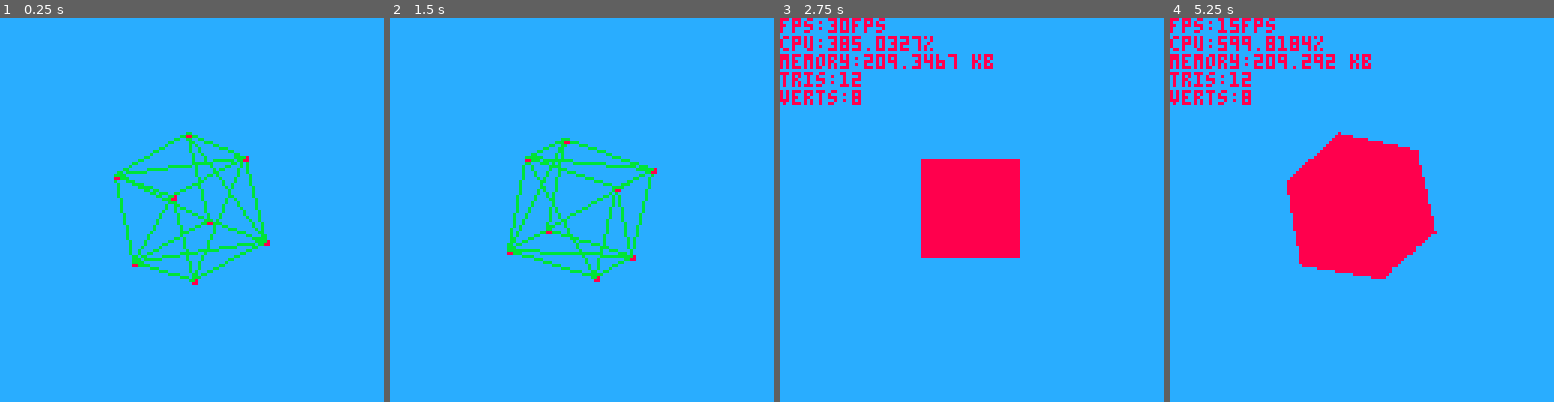
Above: before the commit, frames 1-4 (left to right).
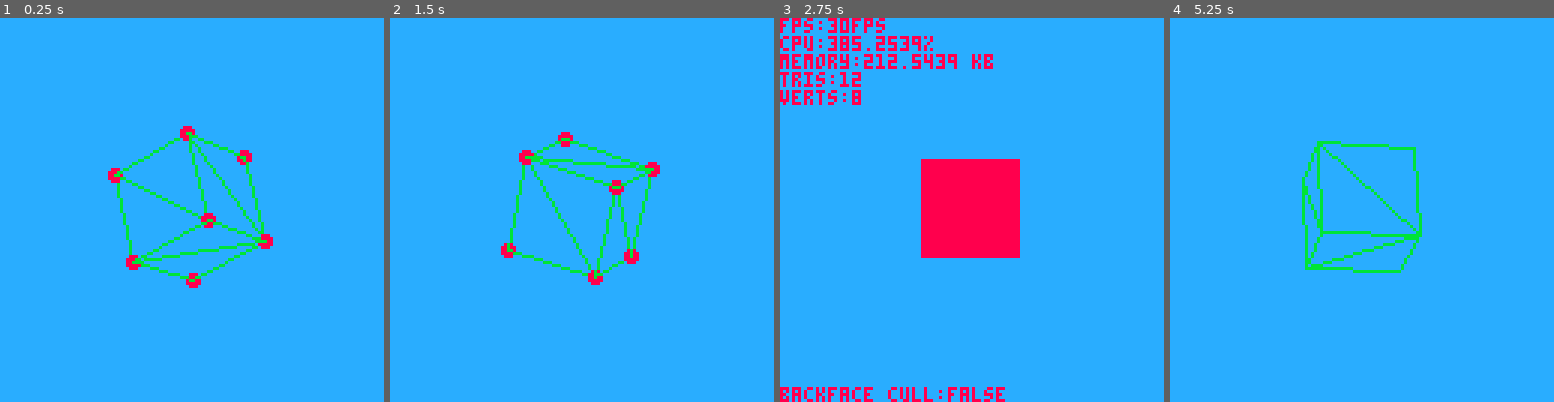
Above: after the commit, the same moments.

Repository: Woj-Rak/PICO-8-RENDERER
Game: PICO-8 cartridge renderer.p8
Two runs of this game, one before a commit and one after it. Both use one fixed random seed, a clock stepped at 60 frames per second and the inputs below.
Inputs:
- Up to frame 1 (0.25 s): no input
- Up to frame 2 (1.5 s): tap X (X key) at 0.33, 1.07 s
- Up to frame 3 (2.75 s): hold Right 1.6-2.1 s; tap X (X key) at 1.85 s; hold Up 2.15-2.42 s; hold Right from 2.47 s (still down)
- Up to frame 4 (5.25 s): tap X (X key) at 2.97, 4.08, 5.2 s; release Right at 3.03 s; hold Left 3.08-3.58 s; hold Right 4.02-4.68 s; hold Up 4.73-5.03 s; hold Left from 5.08 s (still down)

The runs differ from the first frame. In frame 1, 1.5% of the frame differs, in the area x 28-72%, y 28-71%; in frame 2, 1.5%; in frame 3, 1.2%; in frame 4, 14%, in the area x 0-70%, y 0-68%.

Commit message:
added backface culling

Diff:
--- a/draw.lua
+++ b/draw.lua
@@ -1,4 +1,5 @@
 z_buffer = {}
+backface_culling = true
 
 -- drawing modes
 -- 1 = vertices + wireframe
--- a/renderer.p8
+++ b/renderer.p8
@@ -9,8 +9,8 @@
 #include mesh.lua
 
 --TODO:
--- add backface culling
--- define some direction vectors
+-- move the mesh loading to the drag and drop (file_test.p8 has the examples)
+-- matrices
 -- fix z-buffer functionality
 -- look into filled triangle performance (it's extremely bad right now with the cube mesh)
 debug = false
@@ -47,6 +47,10 @@
         drawing_mode -= 1
         if drawing_mode < 0 then drawing_mode = max_draw_mode end
     end
+    -- backface culling toggle
+    if btnp(⬆️) then
+        backface_culling = not backface_culling
+    end
     -- toggle debug mode
     if btnp(❎) then
         debug = not debug
@@ -63,6 +67,7 @@
         cur_mesh.rotation.z += 0.01
 
         for f=1, #cur_mesh.faces do
+            local cull = false
             cur_face = cur_mesh.faces[f]
 
             local face_vertices = {vec(), vec(), vec()}
@@ -72,8 +77,10 @@
             face_vertices[3] = cur_mesh.vertices[cur_face.c]
 
             local projected_triangle = {}
+            local transformed_vertices = {}
 
             for i=1, 3 do
+                cull = false
                 local transformed_vertex = vec_copy(face_vertices[i])
 
                 -- apply rotations
@@ -84,15 +91,41 @@
                 -- apply the camera offset
                 transformed_vertex.z -= camera_pos.z
 
-                projected_point = project(transformed_vertex)
-
-                projected_point.x += (127/2)
-                projected_point.y += (127/2)
-
-                projected_triangle[i] = projected_point
+                add(transformed_vertices, transformed_vertex)
             end
 
-            add(triangles_to_render, projected_triangle)
+            -- backface culling
+            if(backface_culling) then
+                local vec_a = vec_copy(transformed_vertices[1])
+                local vec_b = vec_copy(transformed_vertices[2])
+                local vec_c = vec_copy(transformed_vertices[3])
+                local vec_ab = vec_sub(vec_b, vec_a)
+                local vec_ac = vec_sub(vec_c, vec_a)
+
+                local n = vec_cross(vec_ab, vec_ac)
+
+                local cam_ray = vec_sub(camera_pos, n)
+
+                local dot_normal_cam = vec_dot(cam_ray, n)
+
+                if (dot_normal_cam < 0) then
+                    cull = true
+                end
+            end
+
+            -- if face is not culled project it and add triangles to render
+            if (not cull) then
+                for i=1, 3 do
+                    projected_point = project(transformed_vertices[i])
+
+                    projected_point.x += (127/2)
+                    projected_point.y += (127/2)
+
+                    projected_triangle[i] = projected_point
+                end
+
+                add(triangles_to_render, projected_triangle)
+            end
         end
     end
 end
@@ -106,9 +139,9 @@
 
         if (drawing_mode == 1 or drawing_mode==4) then
             -- draw the vertices
-            rectfill(cur_triangle[1].x, cur_triangle[1].y, cur_triangle[1].x+1, cur_triangle[1].y+1, 8)
-            rectfill(cur_triangle[2].x, cur_triangle[2].y, cur_triangle[2].x+1, cur_triangle[2].y+1, 8)
-            rectfill(cur_triangle[3].x, cur_triangle[3].y, cur_triangle[3].x+1, cur_triangle[3].y+1, 8)
+            circfill(cur_triangle[1].x, cur_triangle[1].y, 2, 8)
+            circfill(cur_triangle[2].x, cur_triangle[2].y, 2, 8)
+            circfill(cur_triangle[3].x, cur_triangle[3].y, 2, 8)
         end
 
         -- draw solid triangle
--- a/utils.lua
+++ b/utils.lua
@@ -27,4 +27,5 @@
 
    print("tris:"..#triangles_to_render)
    print("verts:"..vert_count)
+   print("backface cull:"..(backface_culling and 'true' or 'false'), 0, 123)
 end
--- a/vectors.lua
+++ b/vectors.lua
@@ -46,6 +46,13 @@
     v.z /= length
 end
 
+-- directions
+v_up = vec(0, 1, 0)
+v_down = vec(0, -1, 0)
+v_left = vec(-1, 0, 0)
+v_right = vec(1, 0, 0)
+
+-- replace with matrices
 function v_rot_x(v,a) return vec(v.x, v.y * cos(a) - v.z * sin(a), v.y * sin(a) + v.z * cos(a)) end
 function v_rot_y(v,a) return vec(v.x * cos(a) - v.z * sin(a), v.y, v.x * sin(a) + v.z * cos(a)) end
 function v_rot_z(v,a) return vec(v.x * cos(a) - v.y * sin(a), v.x * sin(a) + v.y * cos(a), v.z) end
